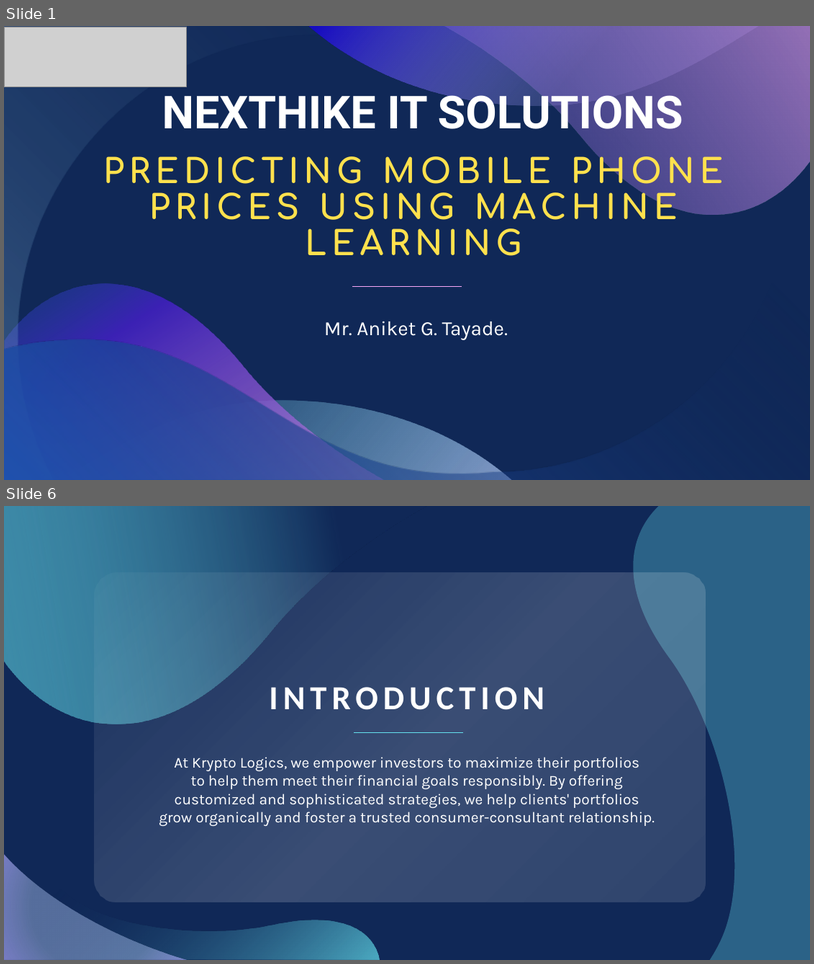
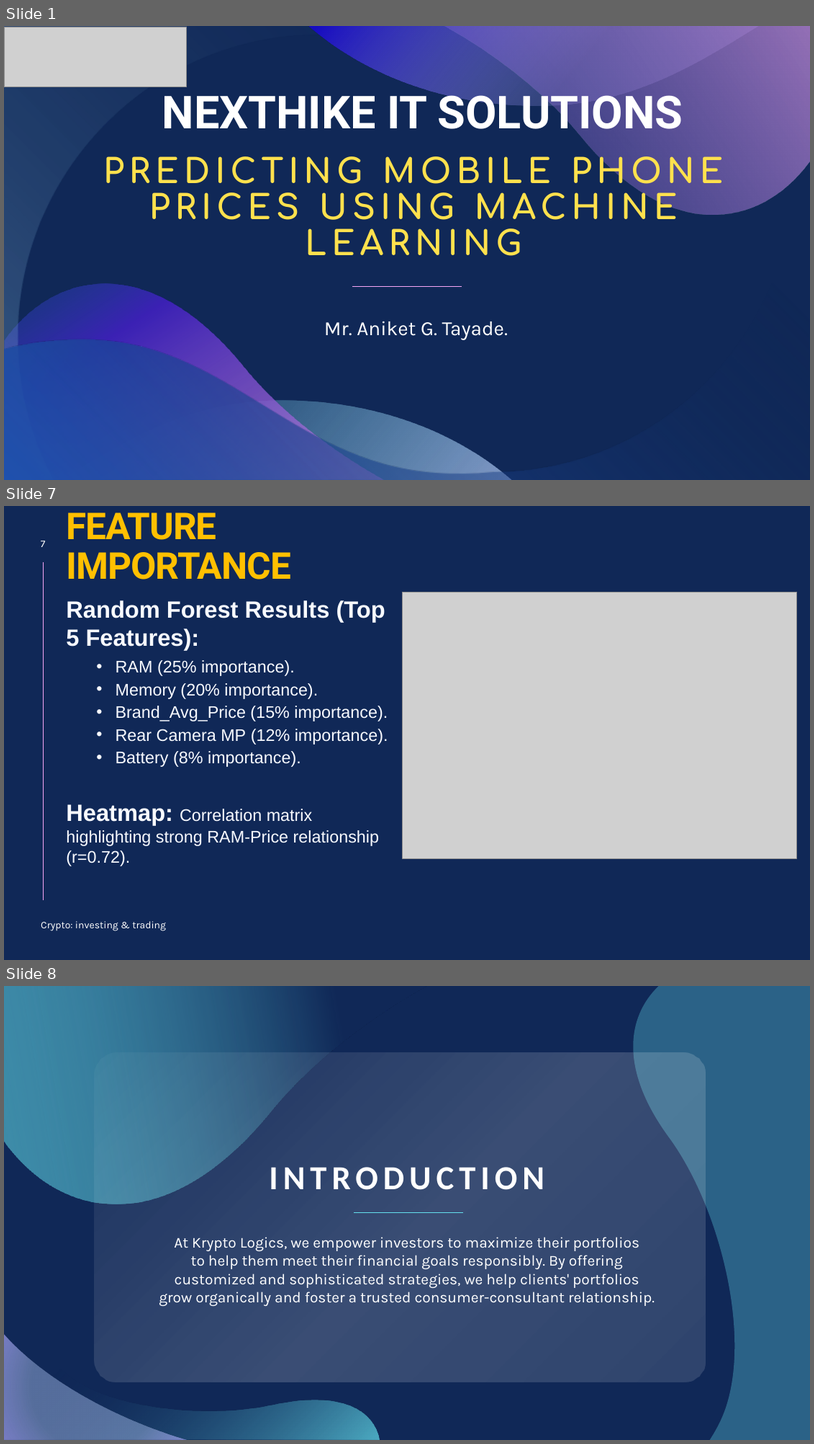
Before and after one commit to tayade-aniket/mobile-price-prediction-NHIS, a slide deck: ppt.pptx. Shown one above the other, each under a label of ours: slides 1 and 6 before the commit, slides 1, 7 and 8 after it; the slides between them are not shown. The pictures are 814x964 and 814x1444 pixels, drawn with LibreOffice and Linux fonts; fonts in the diff are those of the drawing; grey boxes stand for pictures. Boxes give left, top, right and bottom in pixels: in the first picture for what was removed or moved away, otherwise in the second. Text is boxed around its words. In the diff, an @@ line names an element or a change of style, - is before the commit and + after.

```diff
--- a/ppt.pptx
+++ b/ppt.pptx
@@ slide 7 added at (4,506,810,960), background #102857 @@
@@ title added at (67,512,292,579), 44 pt, text #FFC000, bold @@
+FEATURE IMPORTANCE
@@ page number added at (41,541,46,547), 12 pt, text #FFFFFF @@
+7
@@ line added from (44, 562) to (44, 901), #F6A6F4 0.5 pt @@
@@ picture added at (403,592,797,858) @@
@@ text added at (66,600,388,866), 20 pt, text #F8FAFF @@
+Random Forest Results (Top 5 Features):
+  • RAM (25% importance).
+  • Memory (20% importance).
+  • Brand_Avg_Price (15% importance).
+  • Rear Camera MP (12% importance).
+  • Battery (8% importance).
+Heatmap: Correlation matrix highlighting strong RAM-Price relationship (r=0.72).
@@ text added at (41,921,166,931), 12 pt, text #FFFFFF @@
+Crypto: investing & trading
@@ what was slide 6 is now slide 8 @@
```
Also in this commit, not shown: 2 slides changed, 3 other slides added, 2 slides removed.
